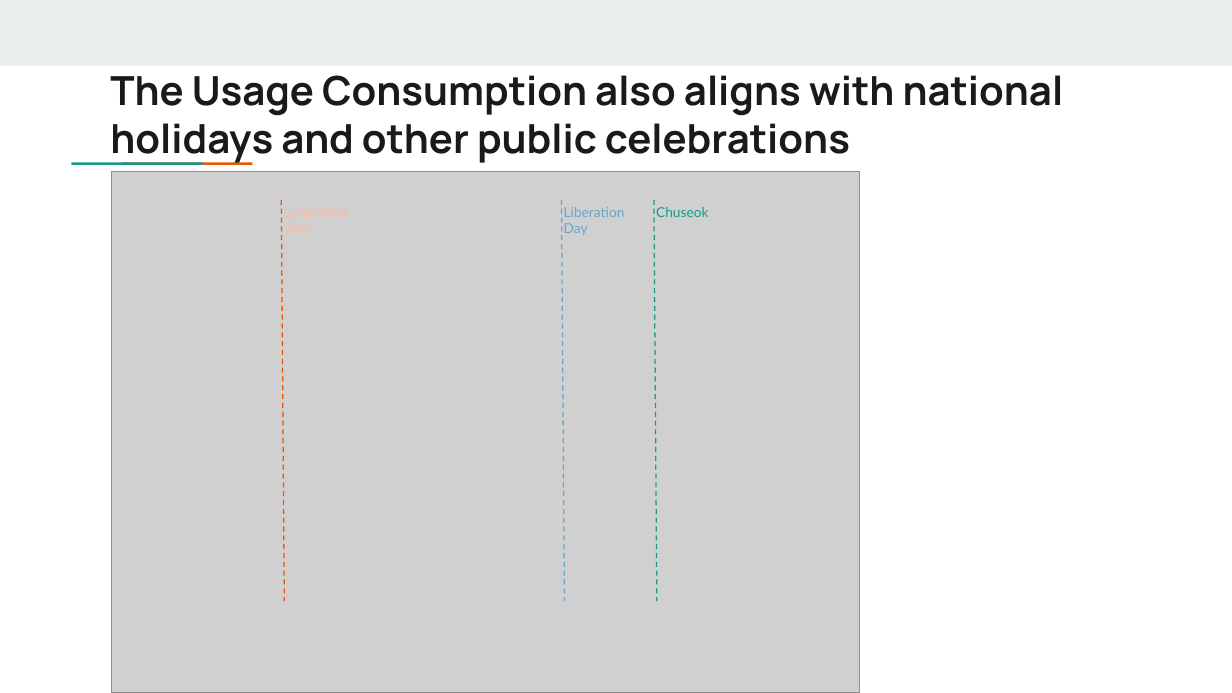
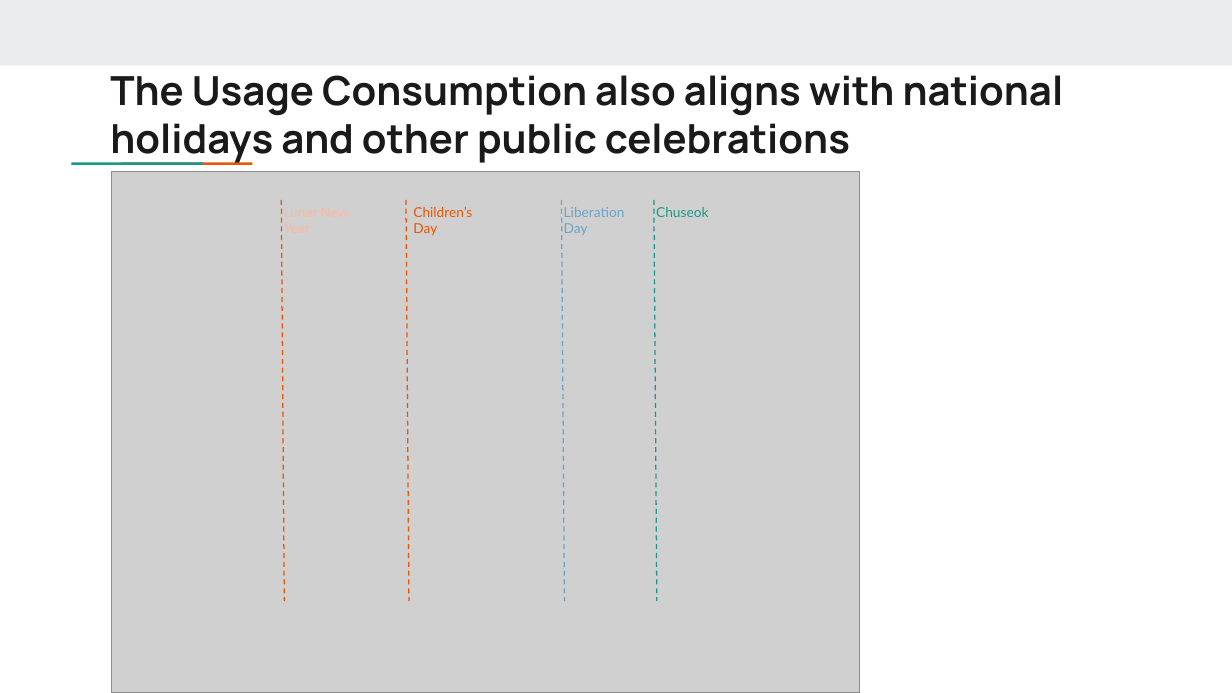
Before and after one commit to jyang0620/data_society_take_home, a slide deck: slide 6 of Presentation.pptx. Drawn at 1232x693 pixels with LibreOffice and Linux fonts; fonts in the diff are those of the drawing; grey boxes stand for pictures. Boxes give left, top, right and bottom in pixels: in the first picture for what was removed or moved away, otherwise in the second. Text is boxed around its words. In the diff, an @@ line names an element or a change of style, - is before the commit and + after.

```diff
--- a/Presentation.pptx
+++ b/Presentation.pptx
@@ line added from (407, 200) to (409, 601), #EB5600 0.75 pt dashed @@
@@ text added at box(413, 206, 472, 236), 8 pt, text #EB5600 @@
+Children’s Day
```
Also in this commit, not shown: 1 other slide changed.
